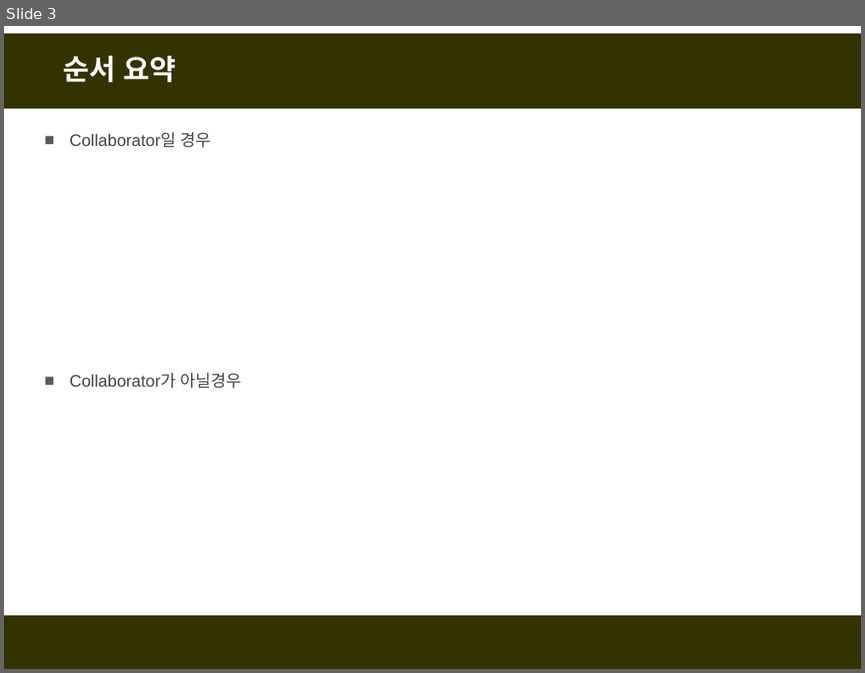
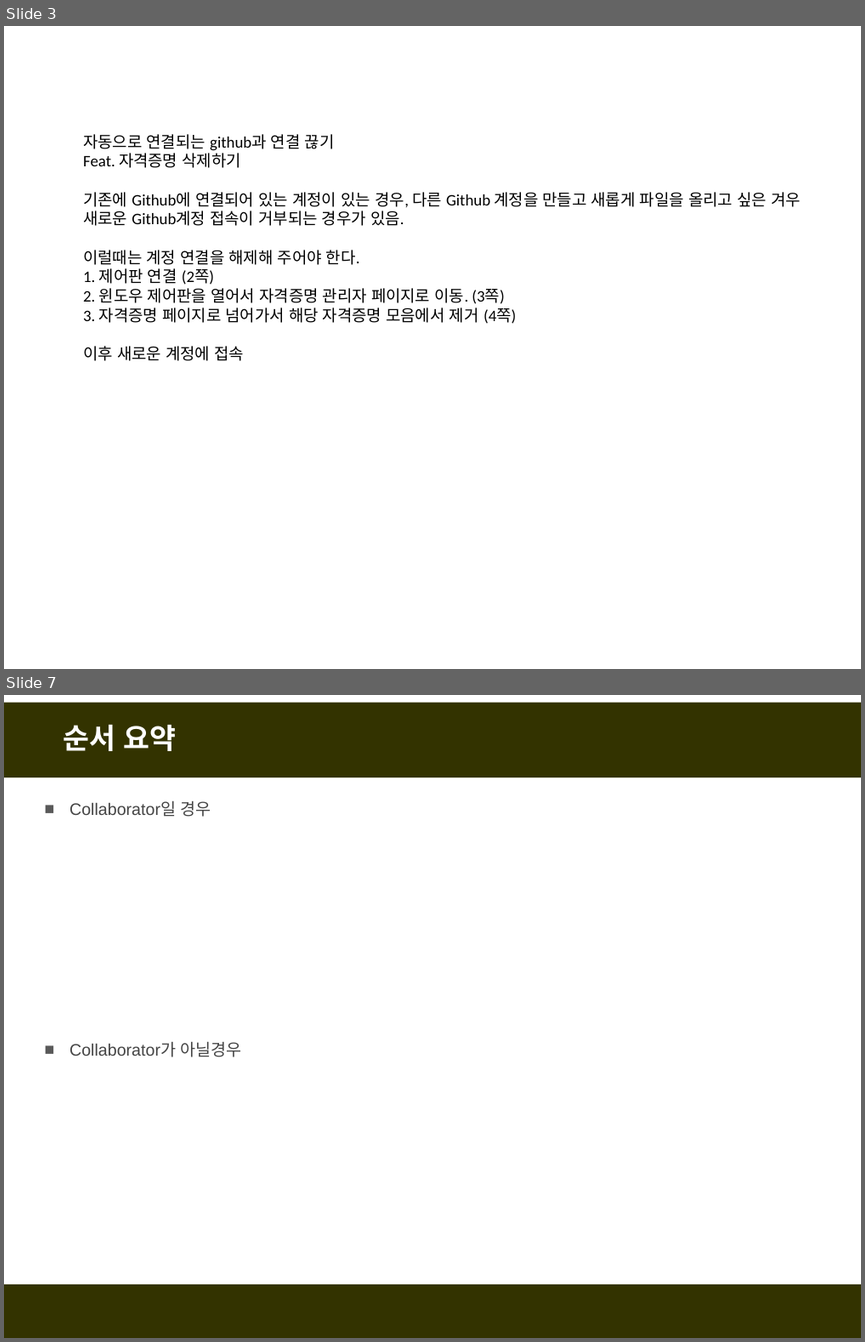
Before and after one commit to fasthill/github-lecture, a slide deck: git및github첫걸음6-정리중.pptx. Shown one above the other, each under a label of ours: slide 3 before the commit, slides 3 and 7 after it; the slides between them are not shown. The pictures are 865x673 and 865x1342 pixels, drawn with LibreOffice and Linux fonts; fonts in the diff are those of the drawing. Boxes give left, top, right and bottom in pixels: in the first picture for what was removed or moved away, otherwise in the second. Text is boxed around its words. In the diff, an @@ line names an element or a change of style, - is before the commit and + after.

```diff
--- a/git및github첫걸음6-정리중.pptx
+++ b/git및github첫걸음6-정리중.pptx
@@ slide 3 added at (4, 26, 861, 669), background #FFFFFF @@
@@ text added at (83, 134, 800, 361), 13.5 pt, text #000000 @@
+자동으로 연결되는 github과 연결 끊기
+Feat. 자격증명 삭제하기
+기존에 Github에 연결되어 있는 계정이 있는 경우, 다른 Github 계정을 만들고 새롭게 파일을 올리고 싶은 겨우
+새로운 Github계정 접속이 거부되는 경우가 있음.
+이럴때는 계정 연결을 해제해 주어야 한다.
+1. 제어판 연결 (2쪽)
+2. 윈도우 제어판을 열어서 자격증명 관리자 페이지로 이동. (3쪽)
+3. 자격증명 페이지로 넘어가서 해당 자격증명 모음에서 제거 (4쪽)
+이후 새로운 계정에 접속
@@ what was slide 3 is now slide 7 @@
```
Also in this commit, not shown: 3 other slides added.
